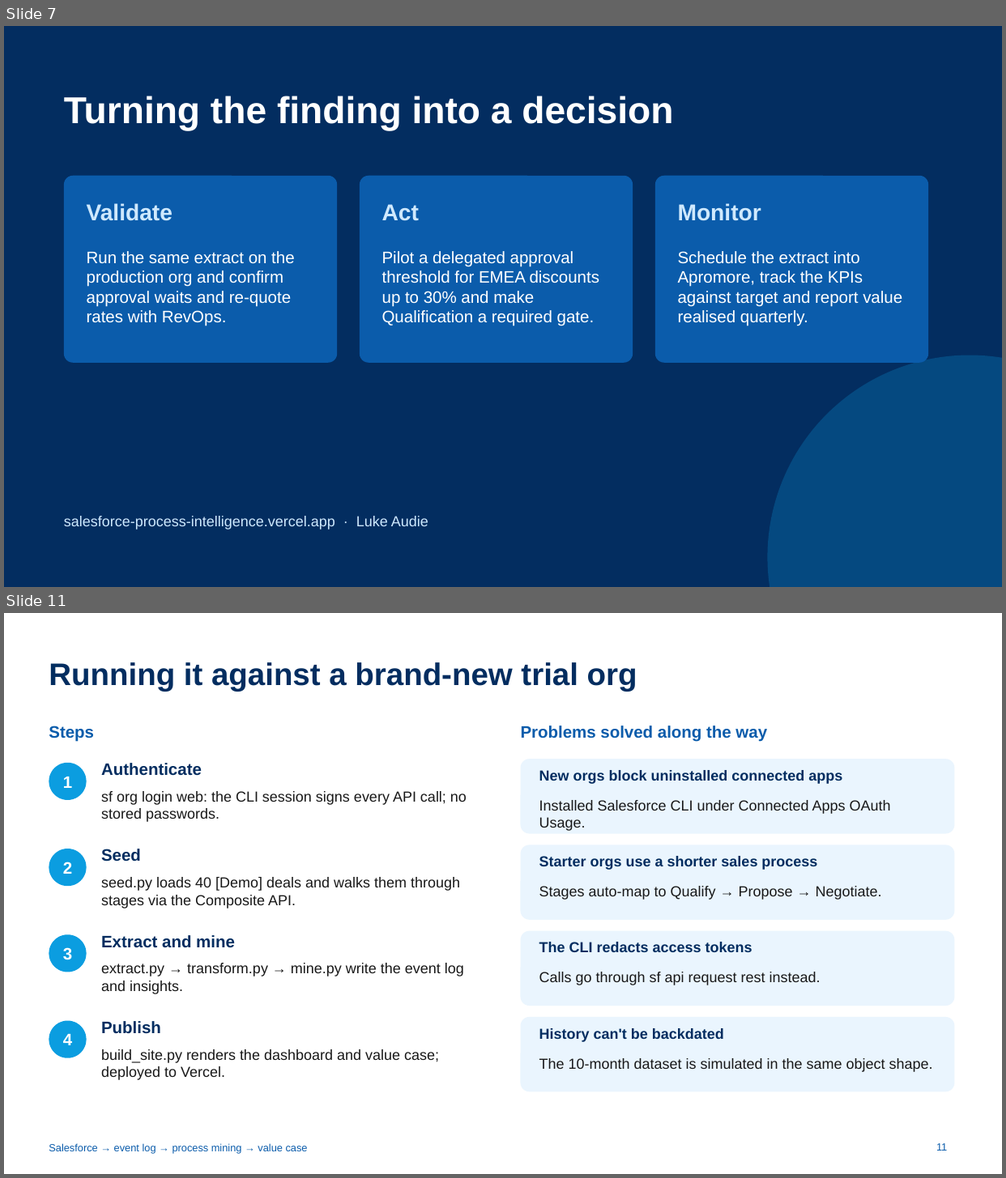
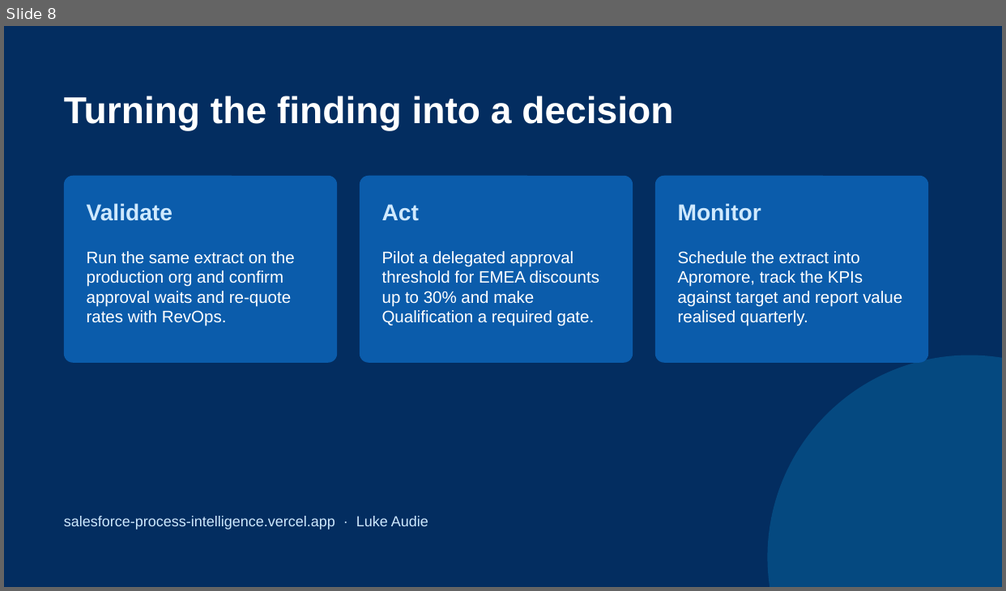
Before and after one commit to ch-lukas/salesforce-process-intelligence, a slide deck: deck/salesforce-process-intelligence.pptx. Shown one above the other, each under a label of ours: slides 7 and 11 before the commit, slide 8 after it; the slides between them are not shown. The pictures are 1006x1178 and 1006x591 pixels, drawn with LibreOffice and Linux fonts; fonts in the diff are those of the drawing. Boxes give left, top, right and bottom in pixels: in the first picture for what was removed or moved away, otherwise in the second. Text is boxed around its words. In the diff, an @@ line names an element or a change of style, - is before the commit and + after.

```diff
--- a/deck/salesforce-process-intelligence.pptx
+++ b/deck/salesforce-process-intelligence.pptx
@@ slide 11 removed at box(4, 613, 1002, 1174), background #FFFFFF @@
@@ title removed at box(49, 662, 637, 691) @@
-Running it against a brand-new trial org
@@ text removed at box(49, 726, 94, 742) @@
-Steps
@@ text removed at box(521, 726, 767, 742) @@
-Problems solved along the way
@@ ellipse removed at box(49, 763, 87, 800) @@
@@ text removed at box(63, 777, 72, 788) @@
-1
@@ text removed at box(101, 763, 202, 776) @@
-Authenticate
@@ rounded rectangle removed at box(521, 759, 955, 834) @@
@@ text removed at box(539, 770, 842, 784) @@
-New orgs block uninstalled connected apps
@@ text removed at box(101, 791, 467, 822) @@
-sf org login web: the CLI session signs every API call; no stored passwords.
@@ text removed at box(539, 800, 891, 831) @@
-Installed Salesforce CLI under Connected Apps OAuth Usage.
@@ ellipse removed at box(49, 849, 87, 886) @@
@@ text removed at box(101, 849, 141, 862) @@
-Seed
@@ rounded rectangle removed at box(521, 845, 955, 920) @@
@@ text removed at box(63, 862, 72, 874) @@
-2
@@ text removed at box(101, 877, 460, 909) @@
-seed.py loads 40 [Demo] deals and walks them through stages via the Composite API.
@@ text removed at box(539, 856, 817, 870) @@
-Starter orgs use a shorter sales process
@@ text removed at box(539, 886, 882, 900) @@
-Stages auto-map to Qualify → Propose → Negotiate.
@@ ellipse removed at box(49, 935, 87, 973) @@
@@ text removed at box(63, 948, 72, 960) @@
-3
@@ text removed at box(101, 935, 235, 948) @@
-Extract and mine
@@ rounded rectangle removed at box(521, 931, 955, 1006) @@
@@ text removed at box(539, 942, 752, 952) @@
-The CLI redacts access tokens
@@ text removed at box(101, 963, 464, 995) @@
-extract.py → transform.py → mine.py write the event log and insights.
@@ text removed at box(539, 972, 820, 986) @@
-Calls go through sf api request rest instead.
@@ ellipse removed at box(49, 1021, 87, 1059) @@
@@ text removed at box(101, 1021, 161, 1034) @@
-Publish
@@ rounded rectangle removed at box(521, 1017, 955, 1093) @@
@@ text removed at box(63, 1034, 72, 1046) @@
-4
@@ text removed at box(101, 1050, 439, 1080) @@
-build_site.py renders the dashboard and value case; deployed to Vercel.
@@ text removed at box(539, 1029, 724, 1042) @@
-History can't be backdated
@@ text removed at box(539, 1059, 933, 1072) @@
-The 10-month dataset is simulated in the same object shape.
@@ text removed at box(49, 1144, 308, 1154) @@
-Salesforce → event log → process mining → value case
@@ page number removed at box(936, 1144, 947, 1151) @@
-11
@@ what was slide 7 is now slide 8 @@
```
Also in this commit, not shown: 1 slide added, 5 other slides removed, 3 other files.
